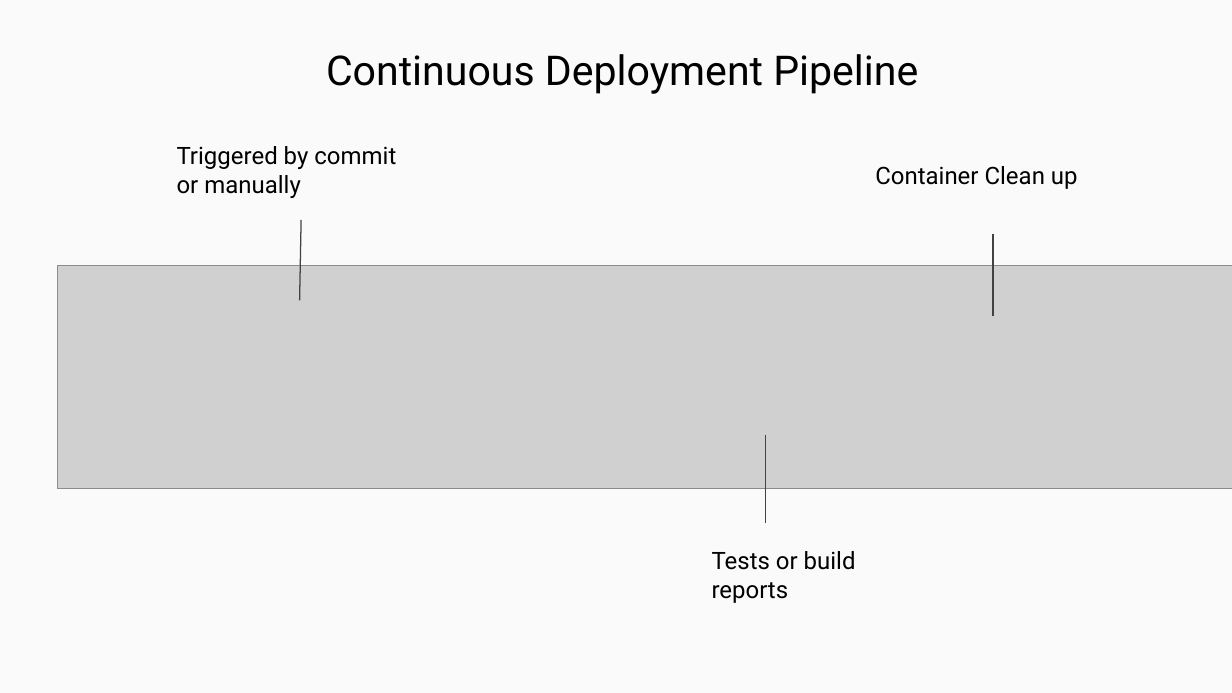
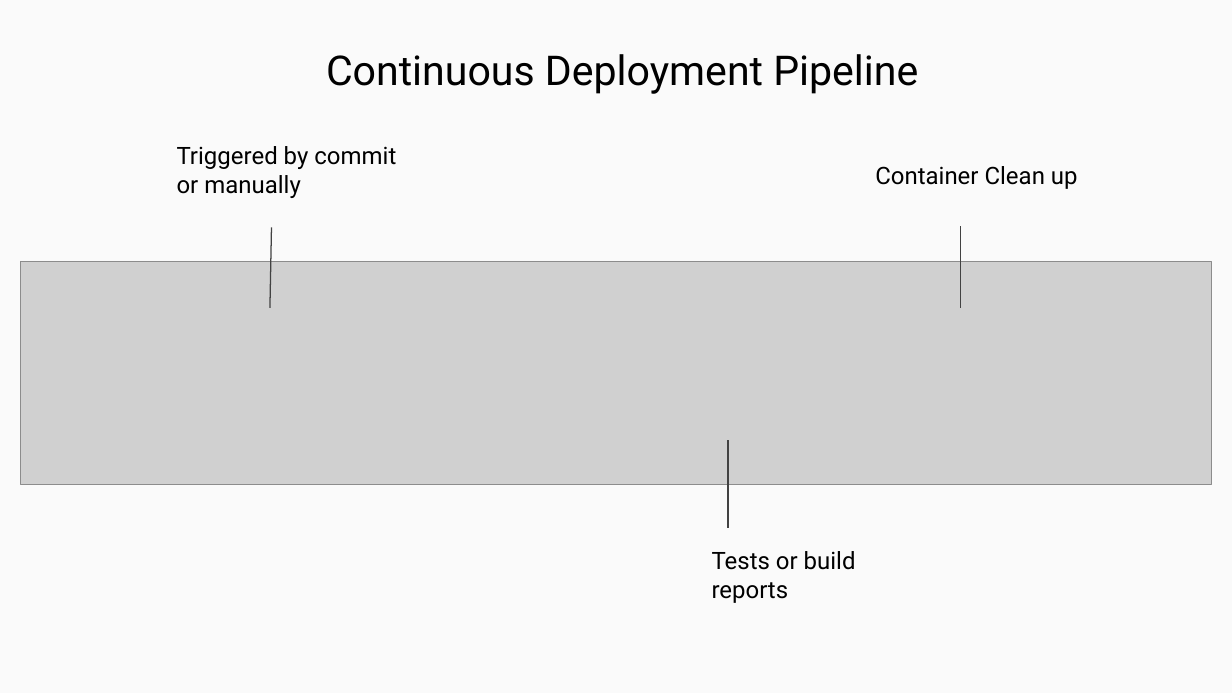
Before and after one commit to CEXFFarque/jenkins_demo, a slide deck: slide 4 of i-Sight Jenkins Presentation.pptx. Drawn at 1232x693 pixels with LibreOffice and Linux fonts; fonts in the diff are those of the drawing; grey boxes stand for pictures. Boxes give left, top, right and bottom in pixels: in the first picture for what was removed or moved away, otherwise in the second. Text is boxed around its words. In the diff, an @@ line names an element or a change of style, - is before the commit and + after.

Commit message:
commit to master

```diff
--- a/i-Sight Jenkins Presentation.pptx
+++ b/i-Sight Jenkins Presentation.pptx
@@ line moved from (299, 301) - (301, 219) to (270, 308) - (271, 228) @@
@@ line moved from (993, 317) - (993, 234) to (961, 308) - (961, 225) @@
@@ picture: place and size @@
-picture at (58,266,1232,489)
+picture at (21,261,1212,484)
@@ line moved from (766, 435) - (766, 524) to (728, 440) - (728, 529) @@
```
